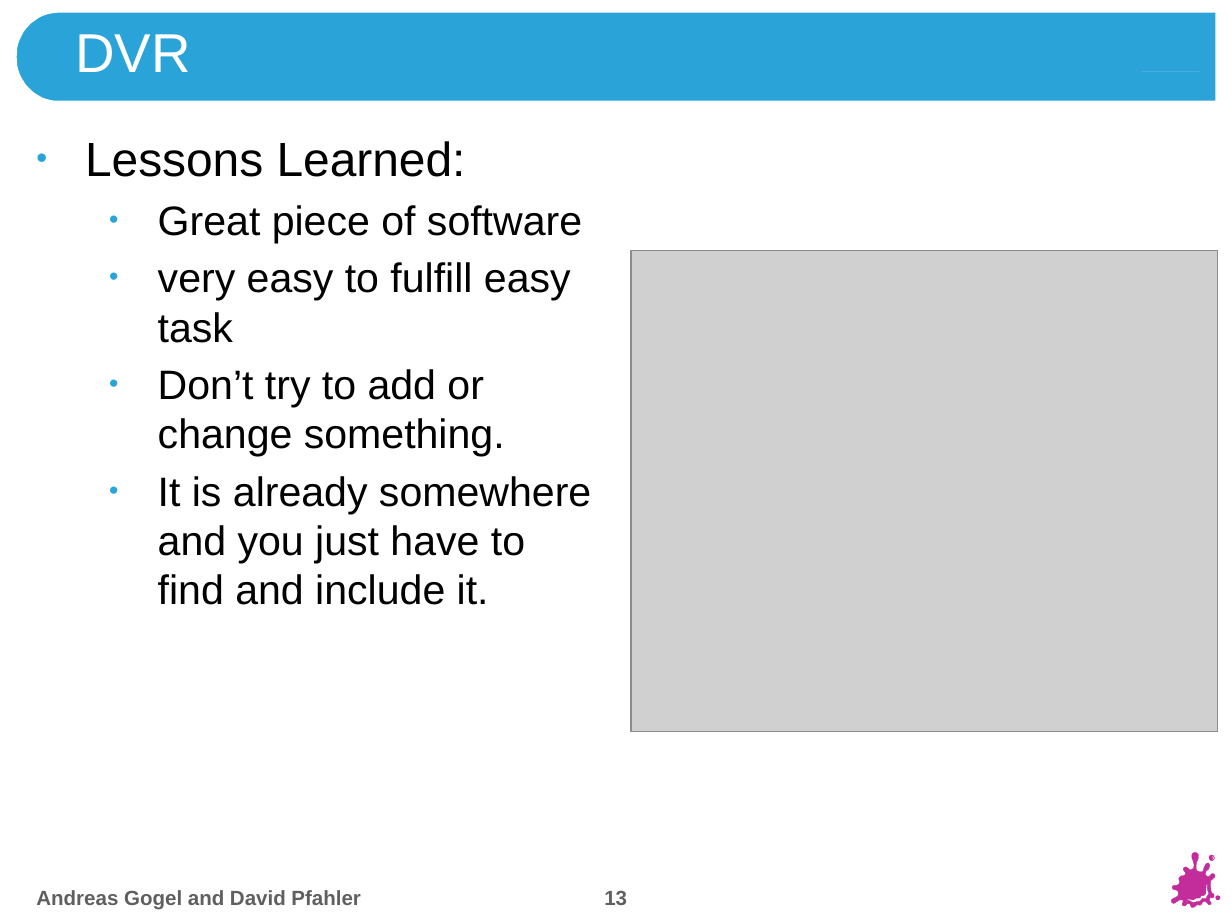
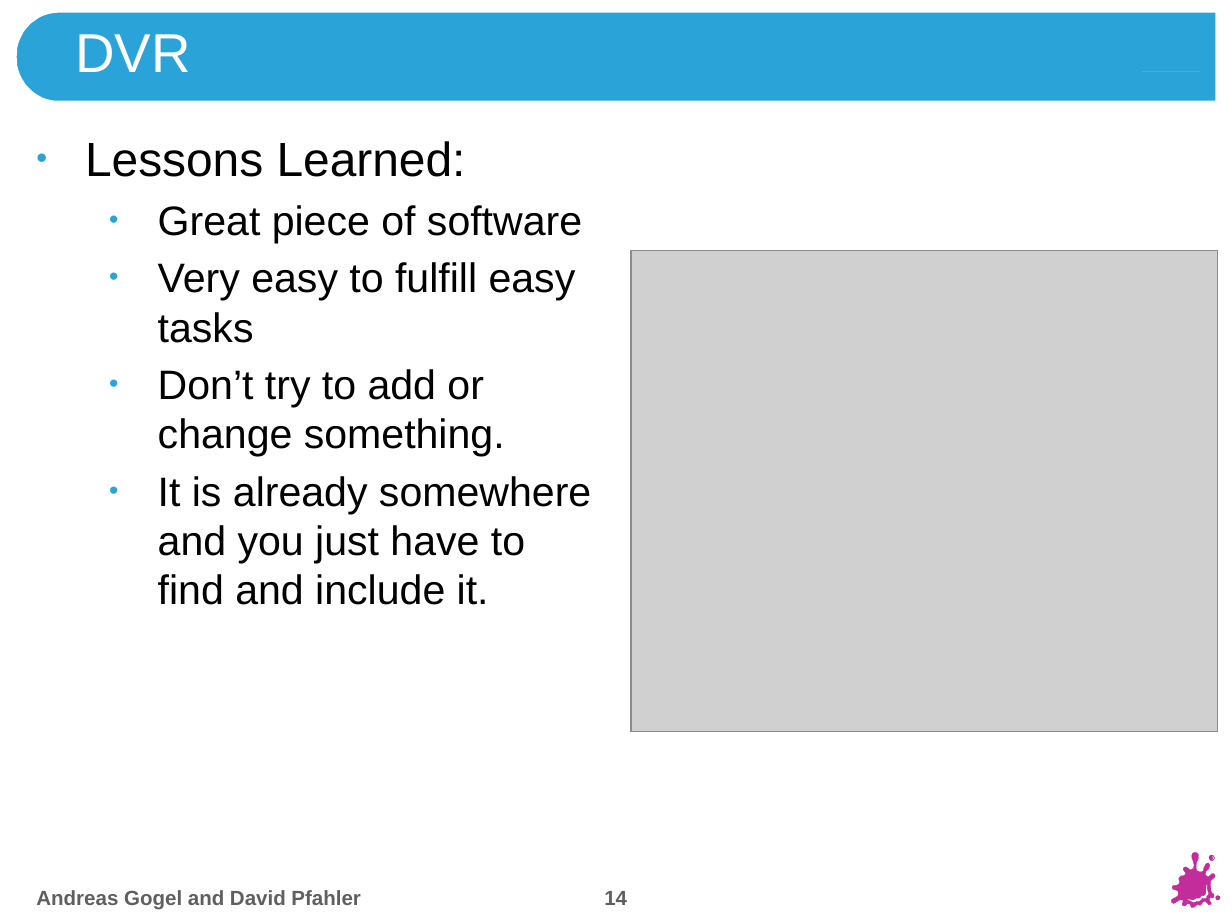
Before and after one commit to theShmoo/medvis2, a slide deck: slide 14 of Slides/MedVis2.pptx (slide 13 before the commit). Drawn at 1232x924 pixels with LibreOffice and Linux fonts; fonts in the diff are those of the drawing; grey boxes stand for pictures; background and template pictures are left out. Boxes give left, top, right and bottom in pixels: in the first picture for what was removed or moved away, otherwise in the second. Text is boxed around its words. In the diff, an @@ line names an element or a change of style, - is before the commit and + after.

```diff
--- a/Slides/MedVis2.pptx
+++ b/Slides/MedVis2.pptx
@@ text at (x1=158, y1=262, x2=576, y2=343): text changed @@
-  • very easy to fulfill easy task
+  • Very easy to fulfill easy tasks
@@ page number at (x1=604, y1=891, x2=627, y2=905): text changed @@
-13
+14
```
Also in this commit, not shown: 7 other slides changed, 2 slides added, 10 other files.
